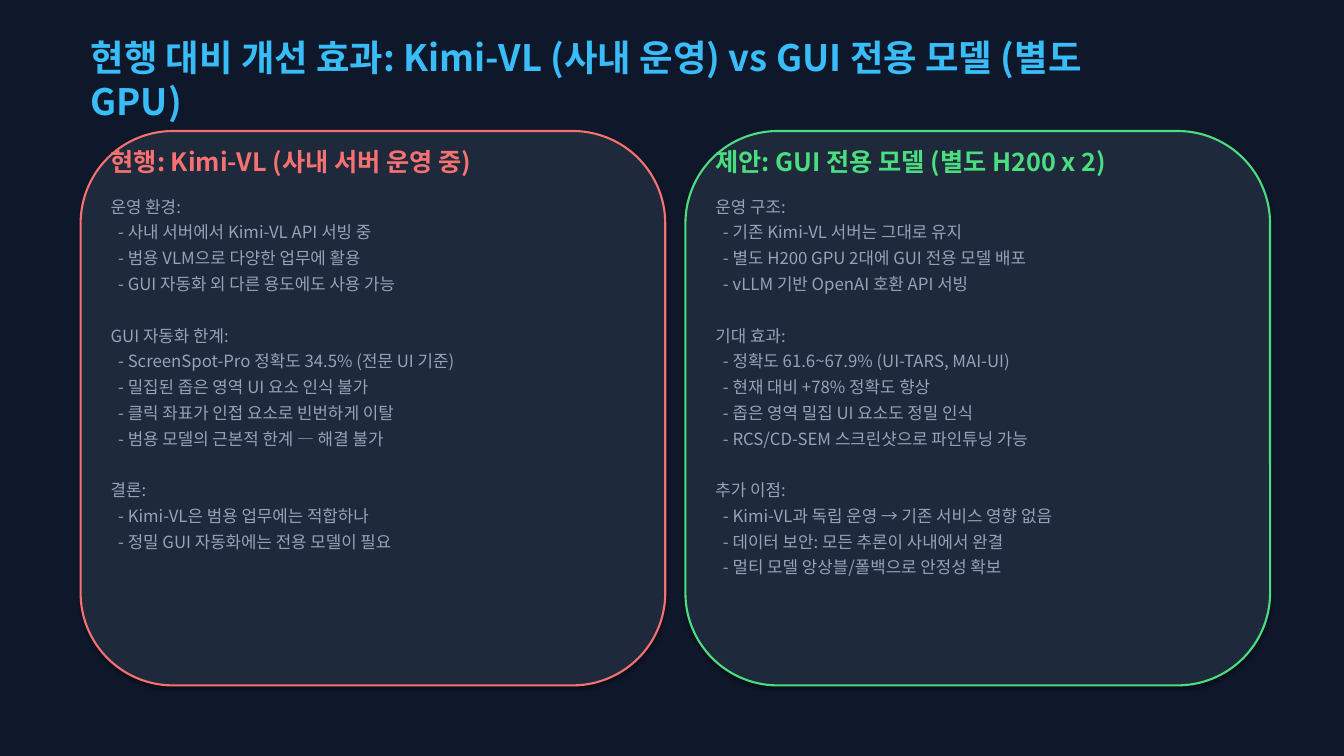
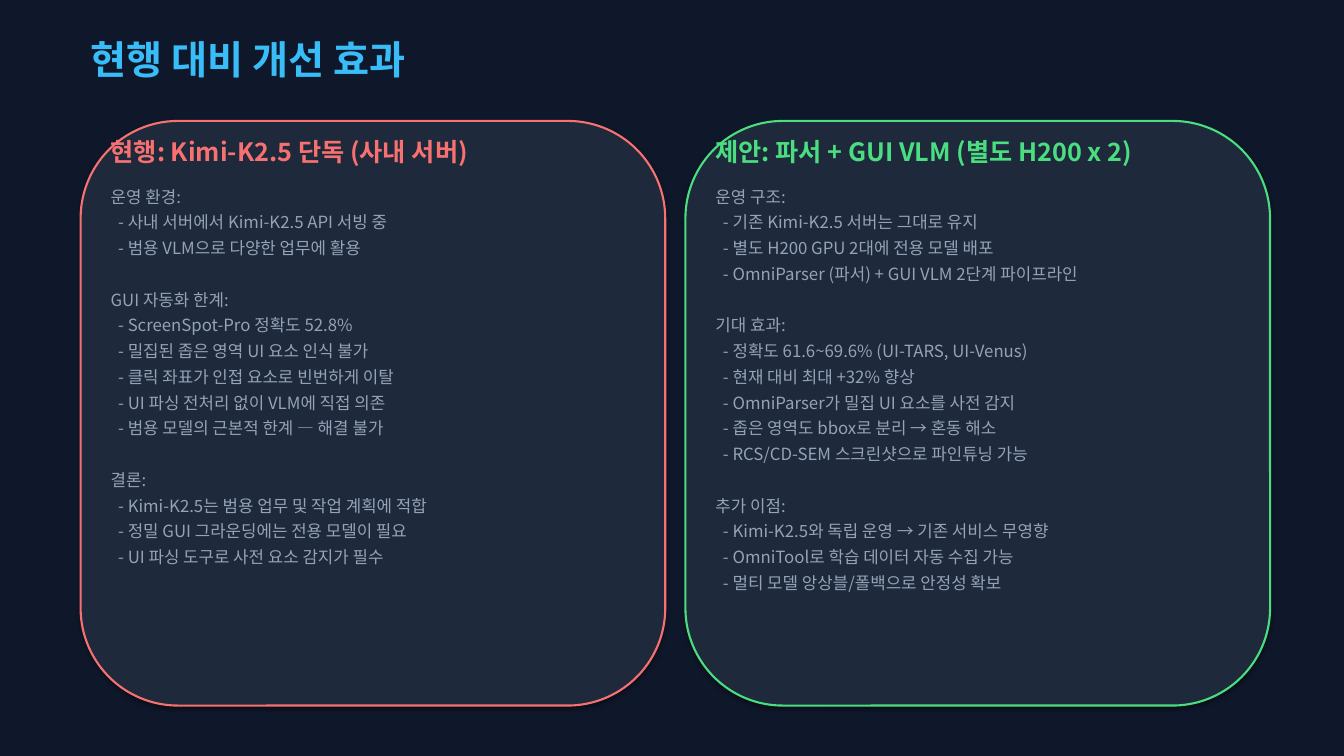
Before and after one commit to DarrenKoi/auto_recipe_creator, a slide deck: slide 7 of docs/gui_vlm_gpu_h200_proposal.pptx (slide 6 before the commit). Drawn at 1344x756 pixels with LibreOffice and Linux fonts; fonts in the diff are those of the drawing. Boxes give left, top, right and bottom in pixels: in the first picture for what was removed or moved away, otherwise in the second. Text is boxed around its words. In the diff, an @@ line names an element or a change of style, - is before the commit and + after.

```diff
--- a/docs/gui_vlm_gpu_h200_proposal.pptx
+++ b/docs/gui_vlm_gpu_h200_proposal.pptx
@@ text at bbox=[91, 41, 405, 78]: text changed; size 26 to 28 pt @@
-현행 대비 개선 효과: Kimi-VL (사내 운영) vs GUI 전용 모델 (별도 GPU)
+현행 대비 개선 효과
@@ rounded rectangle: place and size @@
-rounded rectangle at bbox=[81, 131, 665, 686]
+rounded rectangle at bbox=[81, 121, 665, 706]
@@ text at bbox=[111, 135, 468, 166]: text changed @@
-현행: Kimi-VL (사내 서버 운영 중)
+현행: Kimi-K2.5 단독 (사내 서버)
@@ rounded rectangle: place and size @@
-rounded rectangle at bbox=[686, 131, 1270, 686]
+rounded rectangle at bbox=[686, 121, 1270, 706]
@@ text at bbox=[715, 135, 1132, 166]: text changed @@
-제안: GUI 전용 모델 (별도 H200 x 2)
+제안: 파서 + GUI VLM (별도 H200 x 2)
@@ text "운영 환경:": place and size @@
-text "운영 환경:" at bbox=[111, 199, 455, 549]
+text "운영 환경:" at bbox=[111, 189, 427, 564]
@@ text "운영 구조:": place and size @@
-text "운영 구조:" at bbox=[715, 199, 1052, 576]
+text "운영 구조:" at bbox=[715, 189, 1077, 592]
@@ text at bbox=[128, 214, 387, 229]: text changed @@
-- 사내 서버에서 Kimi-VL API 서빙 중
+- 사내 서버에서 Kimi-K2.5 API 서빙 중
@@ text at bbox=[733, 214, 1077, 283]: text changed @@
-- 기존 Kimi-VL 서버는 그대로 유지
-- 별도 H200 GPU 2대에 GUI 전용 모델 배포
-- vLLM 기반 OpenAI 호환 API 서빙
+- 기존 Kimi-K2.5 서버는 그대로 유지
+- 별도 H200 GPU 2대에 전용 모델 배포
+- OmniParser (파서) + GUI VLM 2단계 파이프라인
@@ text at bbox=[128, 276, 395, 291]: paragraph removed @@
-- GUI 자동화 외 다른 용도에도 사용 가능
@@ text at bbox=[128, 317, 353, 335]: text changed @@
-- ScreenSpot-Pro 정확도 34.5% (전문 UI 기준)
+- ScreenSpot-Pro 정확도 52.8%
@@ text at bbox=[733, 343, 1027, 435]: text changed @@
-- 정확도 61.6~67.9% (UI-TARS, MAI-UI)
-- 현재 대비 +78% 정확도 향상
-- 좁은 영역 밀집 UI 요소도 정밀 인식
+- 정확도 61.6~69.6% (UI-TARS, UI-Venus)
+- 현재 대비 최대 +32% 향상
+- OmniParser가 밀집 UI 요소를 사전 감지
+- 좁은 영역도 bbox로 분리 → 혼동 해소
@@ text at bbox=[128, 395, 385, 410]: paragraph added @@
+- UI 파싱 전처리 없이 VLM에 직접 의존
@@ text at bbox=[128, 498, 427, 564]: text changed @@
-- Kimi-VL은 범용 업무에는 적합하나
-- 정밀 GUI 자동화에는 전용 모델이 필요
+- Kimi-K2.5는 범용 업무 및 작업 계획에 적합
+- 정밀 GUI 그라운딩에는 전용 모델이 필요
+- UI 파싱 도구로 사전 요소 감지가 필수
@@ text at bbox=[733, 523, 1048, 564]: text changed @@
-- Kimi-VL과 독립 운영 → 기존 서비스 영향 없음
-- 데이터 보안: 모든 추론이 사내에서 완결
+- Kimi-K2.5와 독립 운영 → 기존 서비스 무영향
+- OmniTool로 학습 데이터 자동 수집 가능
```
Also in this commit, not shown: 7 other slides changed, 1 slide added, 2 other files.
